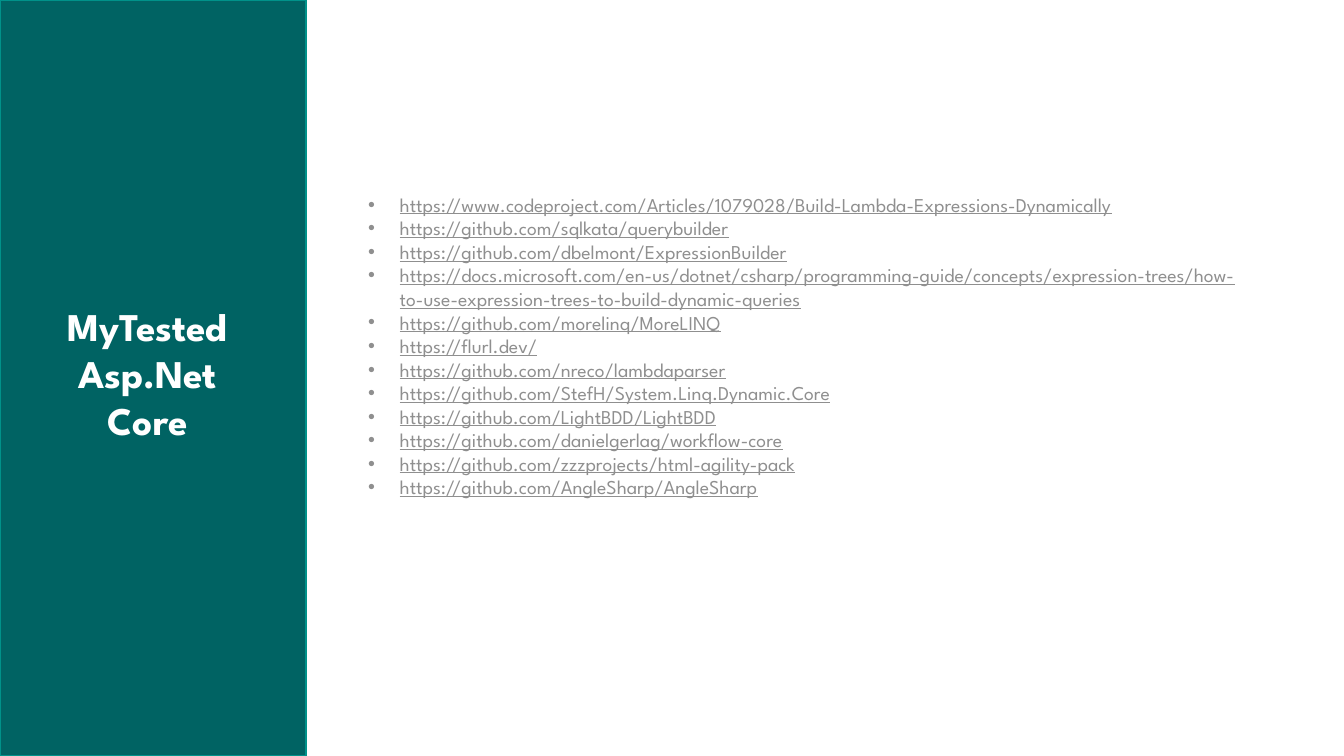
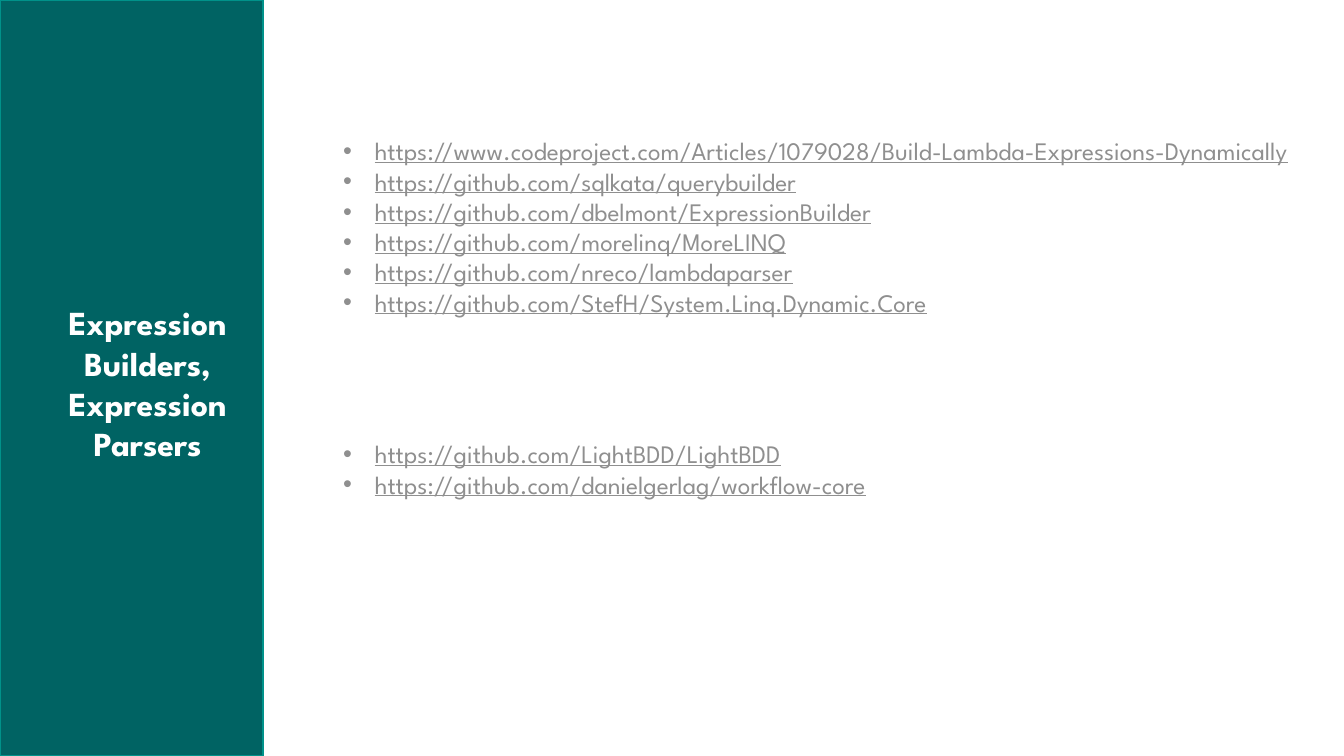
Before and after one commit to arifcakir/dotnettest, a slide deck: slide 77 of TestingAndBestPractices.pptx (slide 69 before the commit). Drawn at 1344x756 pixels with LibreOffice and Linux fonts; fonts in the diff are those of the drawing. Boxes give left, top, right and bottom in pixels: in the first picture for what was removed or moved away, otherwise in the second. Text is boxed around its words. In the diff, an @@ line names an element or a change of style, - is before the commit and + after.

```diff
--- a/TestingAndBestPractices.pptx
+++ b/TestingAndBestPractices.pptx
@@ rectangle: place and size @@
-rectangle at bbox=[0, 0, 307, 756]
+rectangle at bbox=[0, 0, 263, 756]
@@ text "https://www.codeproject.com/Articles/1079028/Build-Lambda-Ex ...": place and size @@
-text "https://www.codeproject.com/Articles/1079028/Build-Lambda-Ex ..." at bbox=[400, 198, 1234, 498]
+text "https://www.codeproject.com/Articles/1079028/Build-Lambda-Ex ..." at bbox=[375, 143, 1287, 318]
@@ text "https://www.codeproject.com/Articles/1079028/Build-Lambda-Ex ..." at bbox=[375, 143, 1287, 318]: size 14 to 18 pt @@
@@ text at bbox=[400, 262, 1234, 310]: paragraph removed @@
-• https://docs.microsoft.com/en-us/dotnet/csharp/programming-guide/concepts/expression-trees/how-to-use-expression-trees-to-build-dynamic-queries
@@ text removed at bbox=[67, 314, 227, 436] @@
-MyTested Asp.Net Core
@@ text added at bbox=[69, 312, 227, 457], 24 pt, text #FFFFFF, bold @@
+Expression Builders, Expression Parsers
@@ text at bbox=[400, 333, 537, 357]: paragraph removed @@
-• https://flurl.dev/
@@ text at bbox=[400, 410, 795, 498]: paragraphs removed @@
-• https://github.com/LightBDD/LightBDD
-• https://github.com/danielgerlag/workflow-core
-• https://github.com/zzzprojects/html-agility-pack
-• https://github.com/AngleSharp/AngleSharp
@@ text added at bbox=[375, 446, 866, 500], 18 pt, text #8F8F8F, underline @@
+• https://github.com/LightBDD/LightBDD
+• https://github.com/danielgerlag/workflow-core
```
Also in this commit, not shown: 2 other slides changed, 12 slides added, 2 slides removed, 1 other file.
